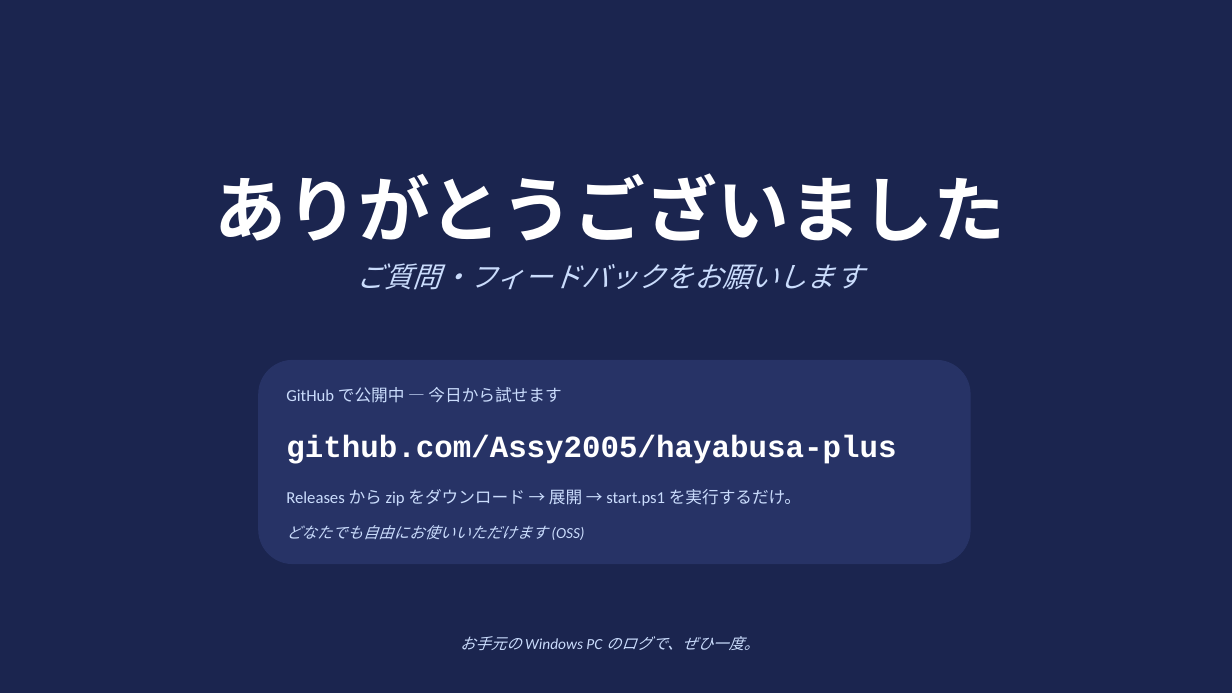
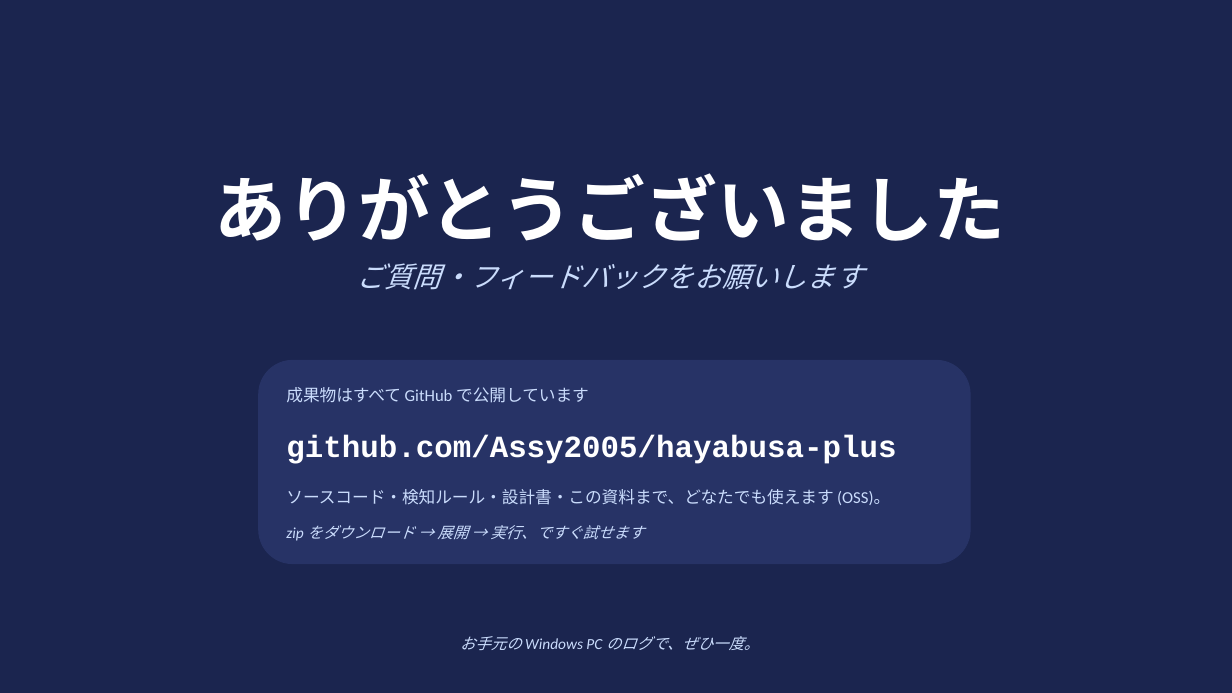
Before and after one commit to Assy2005/hayabusa-plus, a slide deck: slide 13 of docs/presentation/pptx/hayabusa-plus.pptx. Drawn at 1232x693 pixels with LibreOffice and Linux fonts; fonts in the diff are those of the drawing. Boxes give left, top, right and bottom in pixels: in the first picture for what was removed or moved away, otherwise in the second. Text is boxed around its words. In the diff, an @@ line names an element or a change of style, - is before the commit and + after.

```diff
--- a/docs/presentation/pptx/hayabusa-plus.pptx
+++ b/docs/presentation/pptx/hayabusa-plus.pptx
@@ text at (286, 387, 589, 403): text changed @@
-GitHub で公開中 — 今日から試せます
+成果物はすべて GitHub で公開しています
@@ text at (286, 489, 890, 505): text changed @@
-Releases から zip をダウンロード → 展開 → start.ps1 を実行するだけ。
+ソースコード・検知ルール・設計書・この資料まで、どなたでも使えます (OSS)。
@@ text at (286, 525, 644, 541): text changed @@
-どなたでも自由にお使いいただけます (OSS)
+zip をダウンロード → 展開 → 実行、ですぐ試せます
```
Also in this commit, not shown: 7 other slides changed, 5 slides added, 5 slides removed, 1 other file.
